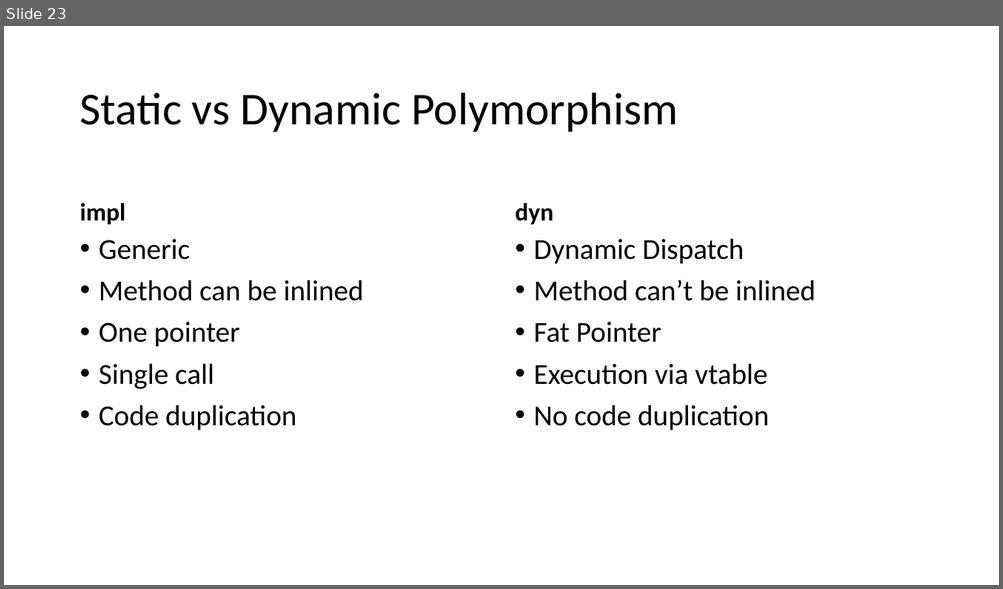
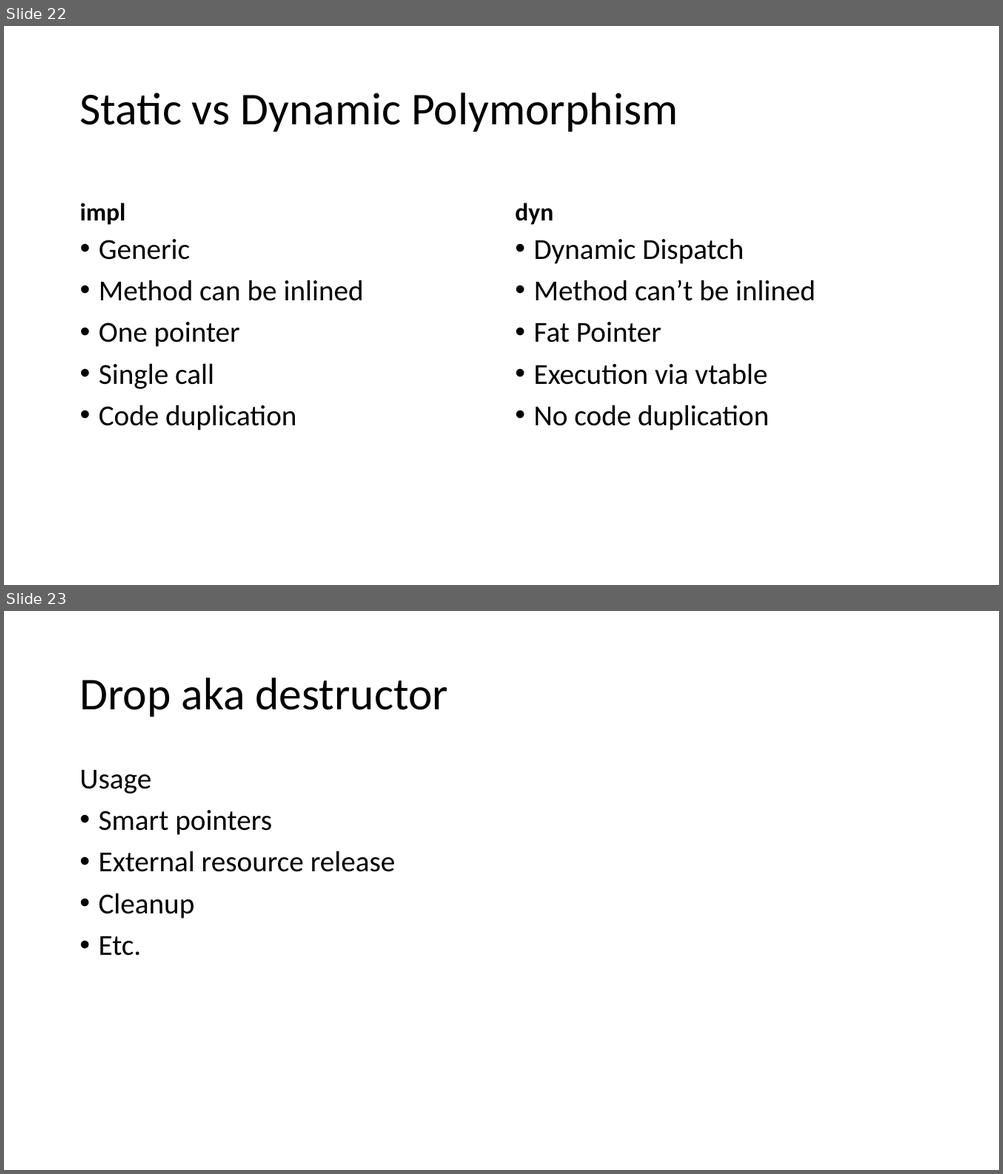
Before and after one commit to kugushev/course-rust-basics, a slide deck: src/06-OopFp/06-OopFp.pptx. Shown one above the other, each under a label of ours: slide 23 before the commit, slides 22 and 23 after it. The pictures are 1003x589 and 1003x1174 pixels, drawn with LibreOffice and Linux fonts; fonts in the diff are those of the drawing. Boxes give left, top, right and bottom in pixels: in the first picture for what was removed or moved away, otherwise in the second. Text is boxed around its words. In the diff, an @@ line names an element or a change of style, - is before the commit and + after.

```diff
--- a/src/06-OopFp/06-OopFp.pptx
+++ b/src/06-OopFp/06-OopFp.pptx
@@ slide 23 added at (4,611,999,1170), background #FFFFFF @@
@@ title added at (79,678,448,717), 44 pt, text #000000 @@
+Drop aka destructor
@@ text added at (79,770,395,956), 28 pt, text #000000 @@
+Usage
+• Smart pointers
+• External resource release
+• Cleanup
+• Etc.
@@ what was slide 23 is now slide 22 @@
```
Also in this commit, not shown: 7 other slides added, 1 slide removed, 1 other file.
